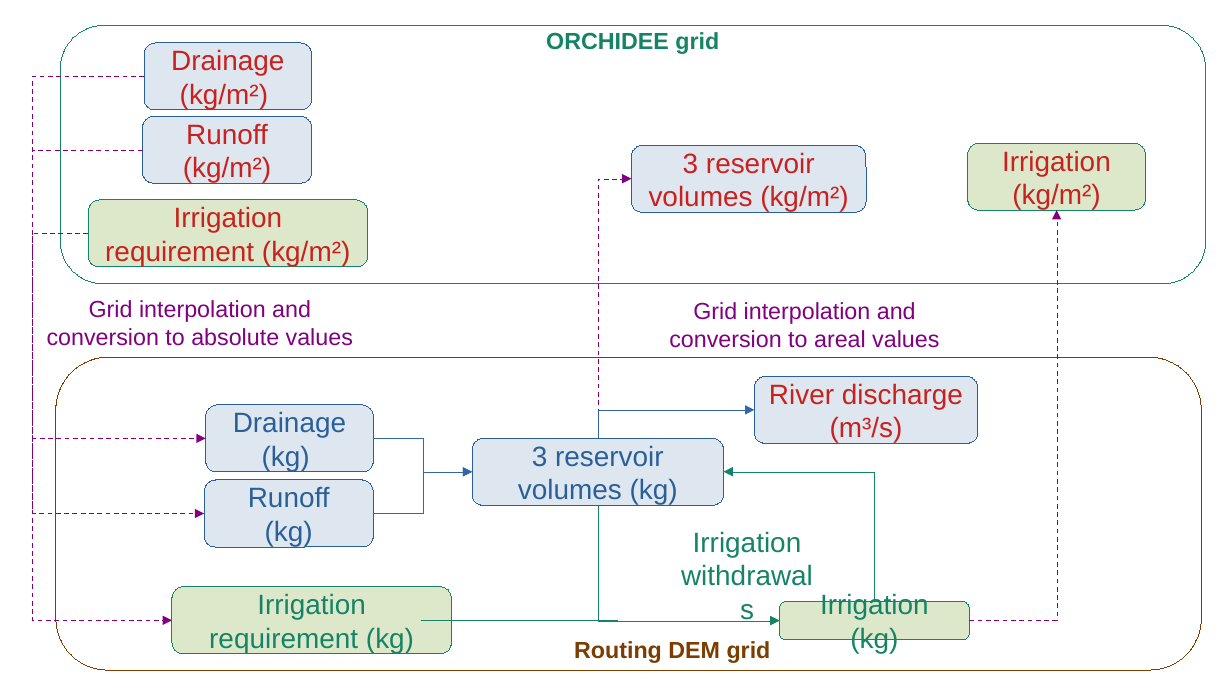
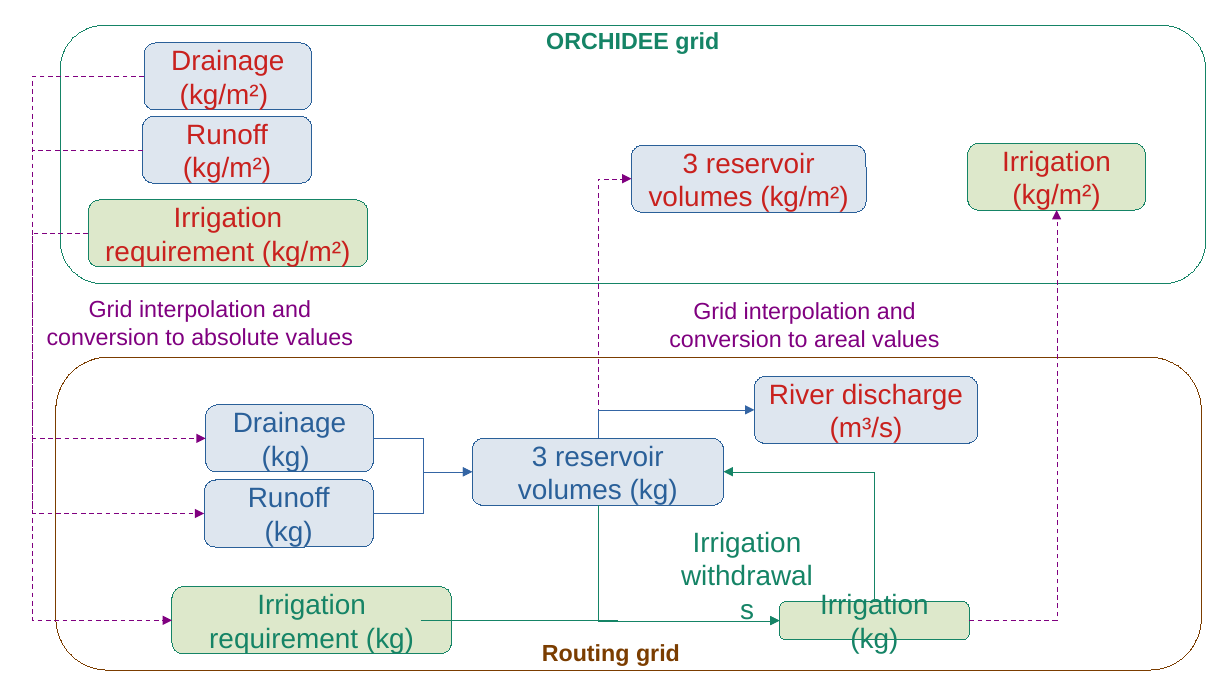
Before and after one commit to ptiengou/Manuscrit_LaTeX, a slide deck: slide 8 of figures.odp. Drawn at 1232x693 pixels with LibreOffice and Linux fonts; fonts in the diff are those of the drawing. Boxes give left, top, right and bottom in pixels: in the first picture for what was removed or moved away, otherwise in the second. Text is boxed around its words. In the diff, an @@ line names an element or a change of style, - is before the commit and + after.

```diff
--- a/figures.odp
+++ b/figures.odp
@@ text at (x1=542, y1=644, x2=680, y2=666): text changed @@
-Routing DEM grid
+Routing grid
```
Also in this commit, not shown: 1 other slide changed.
